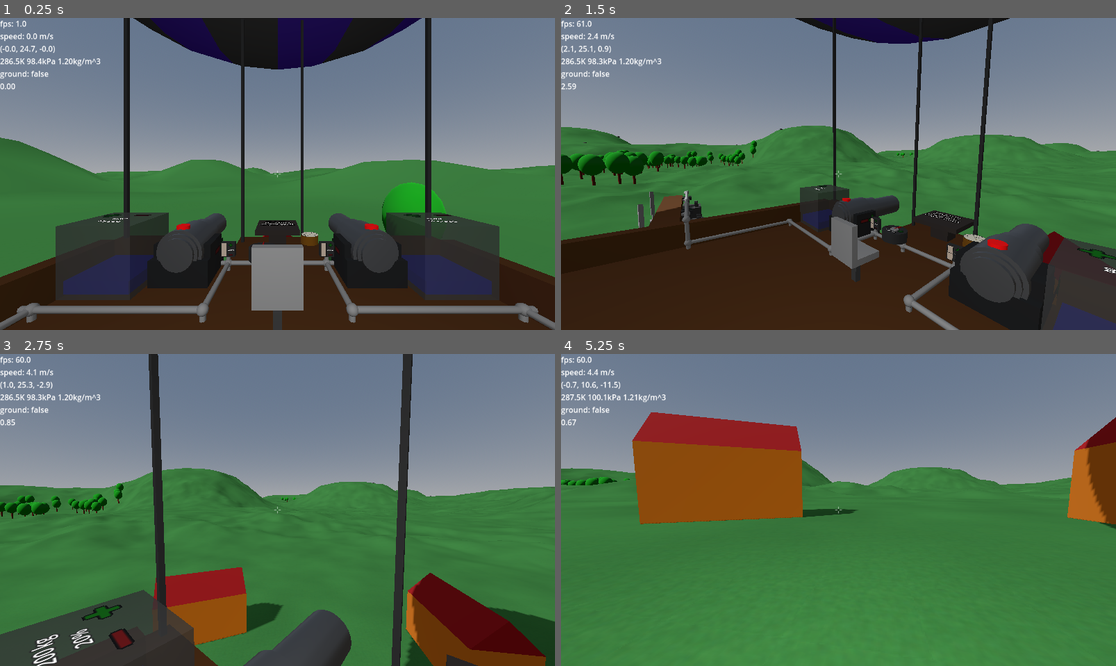
Above: before the commit, frames 1-4 (two rows, left to right).
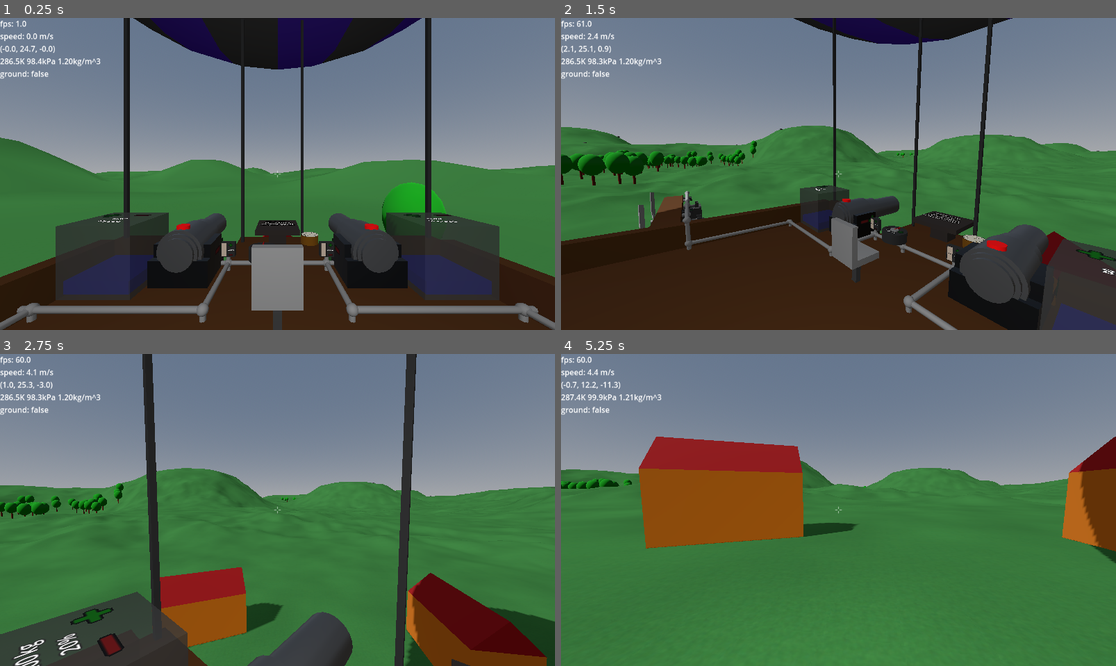
Above: after the commit, the same moments.

Repository: jmdejong/airships
Game: Godot game, scene res://scenes/world.tscn
The game is run twice, just before and just after one commit, with the same random seed, the same clock (stepped at 60 frames per second) and the same inputs.
Inputs (mouse positions are in pixels of both pictures, inside the frame that each line leads up to):
- Up to frame 1 (0.25 s): no input
- Up to frame 2 (1.5 s): move the mouse to (960, 158) at 0.52 s; hold D (right) 0.53-1.28 s; tap X (detach, bound only after the commit) at 0.6 s; click (960, 158) at 0.67 s; tap R (reel_in, bound only after the commit) at 0.8, 1.35 s; move the mouse to (810, 174) at 1.27 s; hold W (forwards) from 1.28 s (still down)
- Up to frame 3 (2.75 s): keep holding W (forwards); tap X (detach, bound only after the commit) at 1.55 s; move the mouse to (288, 503) at 2.02 s; click (288, 503) at 2.1 s; tap R (reel_in, bound only after the commit) at 2.3 s
- Up to frame 4 (5.25 s): keep holding W (forwards); move the mouse to (832, 516) at 2.77 s; tap Mouse wheel down (rotate_left) at 2.85 s; click (832, 516) at 2.92 s; tap X (detach, bound only after the commit) at 3.05, 4.55 s; move the mouse to (877, 513) at 3.52 s; hold Shift (rotate_pitch) 3.53-4.28 s; tap R (reel_in, bound only after the commit) at 3.8 s; move the mouse to (794, 506) at 4.27 s; tap Mouse wheel up (rotate_right) at 4.35 s; move the mouse to (844, 510) at 5.02 s; hold Alt (rotate_roll) from 5.03 s (still down); click (844, 510) at 5.17 s

The runs differ from the first frame. In frame 1, less than 0.1% of the frame differs, in the area x 0-98%, y 0-97%; in frame 2, 1.7%; in frame 3, 4.8%; in frame 4, 10%, in the area x 0-100%, y 8-68%.

Commit message:
add lifelines

Diff:
--- /dev/null
+++ b/code/components/life_anchor.gd
@@ -0,0 +1,9 @@
+class_name LifeAnchor
+extends BoxComponent
+
+
+func _on_attach_box_pressed_by(player: Player) -> void:
+	player.attach_lifeline(self)
+
+func anchor_point() -> Vector3:
+	return $AnchorPoint.global_position
--- /dev/null
+++ b/code/lifeline.gd
@@ -0,0 +1,42 @@
+class_name Lifeline
+extends Node3D
+
+@export var length: float = 10
+var anchor: LifeAnchor = null
+var previous_stretch: float = 0
+
+func attach(anchor: LifeAnchor) -> void:
+	self.anchor = anchor
+
+func detach() -> void:
+	self.anchor = null
+
+func reel_in(player: Player) -> void:
+	if anchor == null:
+		return
+	player.position = anchor.anchor_point()
+
+func apply_force(player: Player) -> void:
+	if anchor == null:
+		previous_stretch = 0
+		return
+	var distance: float = global_position.distance_to(anchor.anchor_point())
+	var stretch = max(distance - length, 0)
+	if stretch <= 0:
+		previous_stretch = 0
+		return
+	var force: Vector3 = global_position.direction_to(anchor.anchor_point()) * pow(stretch, 3) * 2
+	if stretch > previous_stretch:
+		force *= 2
+	previous_stretch = stretch
+	player.apply_central_force(force)
+	anchor.get_ship().apply_force(-force, anchor.anchor_point() - anchor.get_ship().global_position)
+
+func _process(_delta: float) -> void:
+	if anchor == null:
+		$Rope.visible = false
+		return
+	$Rope.visible = true
+	var anchor_point: Vector3 = anchor.anchor_point()
+	$Rope.look_at_from_position((global_position + anchor_point) / 2.0, anchor_point)
+	$Rope.scale.z = global_position.distance_to(anchor_point)
--- a/code/player.gd
+++ b/code/player.gd
@@ -15,6 +15,7 @@
 var was_on_ground := false
 const last_since_floor_max: float = 5
 var specific_info: String = ""
+@onready var lifeline: Lifeline = $Lifeline
 
 enum MouseMode {Unfocused, Play, Select, Build, Remove}
 
@@ -58,7 +59,7 @@
 	var shape: SeparationRayShape3D = SeparationRayShape3D.new()
 	shape.slide_on_slope = true
 	shape.length = 0.55
-	var offset: Vector3 = Vector3($StandShape.shape.radius + 0.03, shape.length-0.01, 0)
+	var offset: Vector3 = Vector3($StandShape.shape.radius + 0.03, shape.length-0.03, 0)
 	var nrays: int = 48
 	for i in nrays:
 		var col: CollisionShape3D = CollisionShape3D.new()
@@ -167,10 +168,10 @@
 		physics_material_override.friction = 0.0
 		was_on_ground = false
 		apply_central_force(deltav * mass * 0.5)
+	lifeline.apply_force(self)
 
 	for ray in separation_rays:
 		ray.disabled = !(is_on_ground || was_on_ground)
-	specific_info = "%3.2f" % [deltav.length()]
 
 func _input(event: InputEvent) -> void:
 	if event is InputEventScreenDrag and event.index != %MoveJoystick.touch_index:
@@ -223,7 +224,11 @@
 	if Input.is_action_just_pressed("switch_render"):
 		var vp := get_viewport()
 		vp.debug_draw = (vp.debug_draw + 1) % 6 as Viewport.DebugDraw
-
+	if posture == Posture.Standing:
+		if Input.is_action_just_pressed("detach"):
+			lifeline.detach()
+		if Input.is_action_just_pressed("reel_in"):
+			lifeline.reel_in(self)
 
 func try_interact() -> void:
 	var collider = %EyeCast.get_collider()
@@ -267,3 +272,6 @@
 			child.disabled = false
 	$Head.position.y = 1.5
 	was_on_ground = false
+
+func attach_lifeline(anchor: LifeAnchor) -> void:
+	lifeline.attach(anchor)
--- /dev/null
+++ b/materials/life_rope.tres
@@ -0,0 +1,7 @@
+[gd_resource type="StandardMaterial3D" format=3 uid="uid://dy4fdlkfsarko"]
+
+[resource]
+shading_mode = 2
+diffuse_mode = 1
+specular_mode = 2
+albedo_color = Color(0.4, 0.33333334, 0.2, 1)
--- a/materials/metal_dark.tres
+++ b/materials/metal_dark.tres
@@ -2,3 +2,6 @@
 
 [resource]
 albedo_color = Color(0.133333, 0.133333, 0.133333, 1)
+metallic = 0.83
+metallic_specular = 1.0
+roughness = 0.4
--- a/project.godot
+++ b/project.godot
@@ -136,6 +136,16 @@
 , Object(InputEventKey,"resource_local_to_scene":false,"resource_name":"","device":-1,"window_id":0,"alt_pressed":false …(186 unchanged characters)…
 ]
 }
+detach={
+"deadzone": 0.2,
+"events": [Object(InputEventKey,"resource_local_to_scene":false,"resource_name":"","device":-1,"window_id":0,"alt_pressed":false,"shift_pressed":false,"ctrl_pressed":false,"meta_pressed":false,"pressed":false,"keycode":0,"physical_keycode":88,"key_label":0,"unicode":120,"location":0,"echo":false,"script":null)
+]
+}
+reel_in={
+"deadzone": 0.2,
+"events": [Object(InputEventKey,"resource_local_to_scene":false,"resource_name":"","device":-1,"window_id":0,"alt_pressed":false,"shift_pressed":false,"ctrl_pressed":false,"meta_pressed":false,"pressed":false,"keycode":0,"physical_keycode":82,"key_label":0,"unicode":114,"location":0,"echo":false,"script":null)
+]
+}
 
 [input_devices]
 
--- /dev/null
+++ b/scenes/components/life_anchor.tscn
@@ -0,0 +1,61 @@
+[gd_scene load_steps=10 format=3 uid="uid://cjh526yhamjfg"]
+
+[ext_resource type="PackedScene" uid="uid://c80fsqccc2hnu" path="res://scenes/connection.tscn" id="1_flx6q"]
+[ext_resource type="Script" uid="uid://loirsxif23wh" path="res://code/components/life_anchor.gd" id="1_ug0vp"]
+[ext_resource type="Material" uid="uid://bi5p87x5rqiw6" path="res://materials/metal_dark.tres" id="2_ug0vp"]
+[ext_resource type="Script" uid="uid://cuiyitoas3wtg" path="res://code/button3d.gd" id="3_d3p8t"]
+
+[sub_resource type="BoxShape3D" id="BoxShape3D_d3p8t"]
+size = Vector3(0.4, 0.1, 0.4)
+
+[sub_resource type="TorusMesh" id="TorusMesh_pdsw7"]
+material = ExtResource("2_ug0vp")
+inner_radius = 0.1
+outer_radius = 0.17
+
+[sub_resource type="BoxMesh" id="BoxMesh_flx6q"]
+material = ExtResource("2_ug0vp")
+size = Vector3(0.4, 0.1, 0.4)
+
+[sub_resource type="BoxShape3D" id="BoxShape3D_bqt75"]
+size = Vector3(0.4, 0.1, 0.4)
+
+[sub_resource type="BoxShape3D" id="BoxShape3D_ug0vp"]
+size = Vector3(0.35, 0.3, 0.35)
+
+[node name="LifeAnchor" type="Node3D"]
+script = ExtResource("1_ug0vp")
+
+[node name="AnchorPoint" type="Node3D" parent="."]
+transform = Transform3D(1, 0, 0, 0, 1, 0, 0, 0, 1, 0.25, 0.3, 0.25)
+
+[node name="CollisionShape3D" type="CollisionShape3D" parent="."]
+transform = Transform3D(1, 0, 0, 0, 1, 0, 0, 0, 1, 0.25, 0.049999997, 0.25)
+shape = SubResource("BoxShape3D_d3p8t")
+
+[node name="MeshInstance3D" type="MeshInstance3D" parent="."]
+transform = Transform3D(1, 0, 0, 0, -4.371139e-08, 1, 0, -1, -4.371139e-08, 0.25, 0.17999999, 0.25)
+mesh = SubResource("TorusMesh_pdsw7")
+skeleton = NodePath("../CollisionShape3D")
+
+[node name="MeshInstance3D2" type="MeshInstance3D" parent="."]
+transform = Transform3D(1, 0, 0, 0, 1, 0, 0, 0, 1, 0.25, 0.049999997, 0.25)
+mesh = SubResource("BoxMesh_flx6q")
+
+[node name="Connection" parent="." instance=ExtResource("1_flx6q")]
+
+[node name="CollisionShape3D" type="CollisionShape3D" parent="Connection"]
+transform = Transform3D(1, 0, 0, 0, 1, 0, 0, 0, 1, 0.25, -1.9936124e-09, 0.25)
+shape = SubResource("BoxShape3D_bqt75")
+
+[node name="AttachBox" type="Area3D" parent="."]
+collision_layer = 128
+collision_mask = 0
+script = ExtResource("3_d3p8t")
+description = "Attach lifeline"
+
+[node name="CollisionShape3D" type="CollisionShape3D" parent="AttachBox"]
+transform = Transform3D(1, 0, 0, 0, 1, 0, 0, 0, 1, 0.25, 0.2, 0.25)
+shape = SubResource("BoxShape3D_ug0vp")
+
+[connection signal="pressed_by" from="AttachBox" to="." method="_on_attach_box_pressed_by"]
--- a/scenes/player.tscn
+++ b/scenes/player.tscn
@@ -6,6 +6,8 @@
 [ext_resource type="Texture2D" uid="uid://dtiu5fu6b3v3b" path="res://textures/ui/crosshair.png" id="3_qhqgy"]
 [ext_resource type="Script" uid="uid://behx1e4glx3yw" path="res://code/touch_joystick.gd" id="5_qlg0r"]
 [ext_resource type="Script" uid="uid://mqsfgpsghetb" path="res://code/touch_ui.gd" id="5_tuyoq"]
+[ext_resource type="Script" uid="uid://btnqbksq62264" path="res://code/lifeline.gd" id="7_fjrip"]
+[ext_resource type="Material" uid="uid://dy4fdlkfsarko" path="res://materials/life_rope.tres" id="8_smehm"]
 
 [sub_resource type="PhysicsMaterial" id="PhysicsMaterial_dqkch"]
 
@@ -14,7 +16,7 @@
 height = 1.61
 
 [sub_resource type="CapsuleShape3D" id="CapsuleShape3D_qlg0r"]
-radius = 0.27
+radius = 0.3
 height = 0.8
 
 [sub_resource type="LabelSettings" id="LabelSettings_g2els"]
@@ -24,6 +26,13 @@
 [sub_resource type="CylinderShape3D" id="CylinderShape3D_dqkch"]
 height = 0.1
 radius = 0.2
+
+[sub_resource type="CylinderMesh" id="CylinderMesh_fjrip"]
+top_radius = 0.01
+bottom_radius = 0.01
+height = 1.0
+radial_segments = 7
+rings = 1
 
 [node name="Player" type="RigidBody3D"]
 collision_layer = 3
@@ -163,5 +172,18 @@
 layout_mode = 2
 script = ExtResource("5_qlg0r")
 
+[node name="Lifeline" type="Node3D" parent="."]
+transform = Transform3D(1, 0, 0, 0, 1, 0, 0, 0, 1, 0, 0.8, 0)
+script = ExtResource("7_fjrip")
+
+[node name="Rope" type="Node3D" parent="Lifeline"]
+
+[node name="RopeMesh" type="MeshInstance3D" parent="Lifeline/Rope"]
+transform = Transform3D(1, 0, 0, 0, -4.371139e-08, -1, 0, 1, -4.371139e-08, 0, 0, 0)
+cast_shadow = 0
+mesh = SubResource("CylinderMesh_fjrip")
+skeleton = NodePath("../../..")
+surface_material_override/0 = ExtResource("8_smehm")
+
 [connection signal="select_build" from="BuildTab" to="." method="_on_build_tab_select_build"]
 [connection signal="select_remove" from="BuildTab" to="." method="_on_build_tab_select_remove"]
--- a/scenes/ships/gunboat.tscn
+++ b/scenes/ships/gunboat.tscn
@@ -12,6 +12,7 @@
 [ext_resource type="PackedScene" uid="uid://cckr01vpro7r" path="res://scenes/components/rotary_table.tscn" id="8_qrdk5"]
 [ext_resource type="PackedScene" uid="uid://kutuwinsanlc" path="res://scenes/components/barometer.tscn" id="9_oh3md"]
 [ext_resource type="PackedScene" uid="uid://dy7asljtall0c" path="res://scenes/components/slider.tscn" id="10_s4x7a"]
+[ext_resource type="PackedScene" uid="uid://cjh526yhamjfg" path="res://scenes/components/life_anchor.tscn" id="11_okq7b"]
 [ext_resource type="PackedScene" uid="uid://87gm1mtw3812" path="res://scenes/components/dial.tscn" id="11_qjphb"]
 [ext_resource type="PackedScene" uid="uid://dg2lijml07p5x" path="res://scenes/components/wire_straight.tscn" id="12_oisyc"]
 [ext_resource type="PackedScene" uid="uid://b222awqy5q2ev" path="res://scenes/components/wire_connect.tscn" id="12_sq6km"]
@@ -149,6 +150,9 @@
 transform = Transform3D(-4.371139e-08, 0, 1, 0, 1, 0, -1, 0, -4.371139e-08, 0, 0.75, 6.75)
 signal_channel = 2
 
+[node name="LifeAnchor" parent="Components/Machines" index="17" instance=ExtResource("11_okq7b")]
+transform = Transform3D(1, 0, 0, 0, 1, 0, 0, 0, 1, 0, 0.5, 0)
+
 [node name="Wiring" parent="Components" index="2" instance=ExtResource("3_3nb3f")]
 
 [node name="WireStraight" parent="Components/Wiring" index="0" instance=ExtResource("12_oisyc")]
Not shown, added: code/components/life_anchor.gd.uid
Not shown, added: code/lifeline.gd.uid
Not shown: 1 places in scenes/player.tscn that only renumber resources
Not shown: 1 places in scenes/ships/gunboat.tscn that only renumber resources
